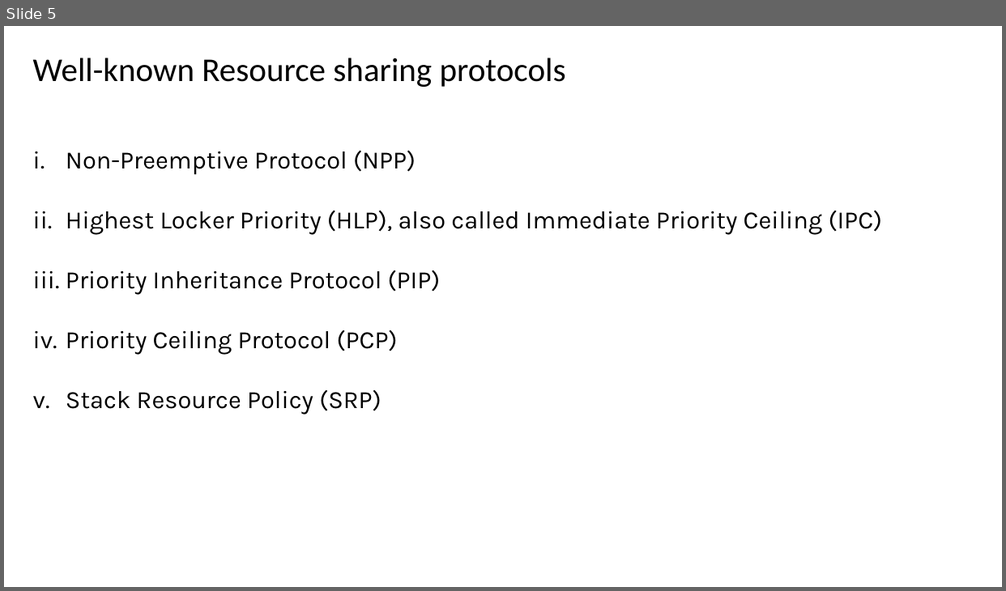
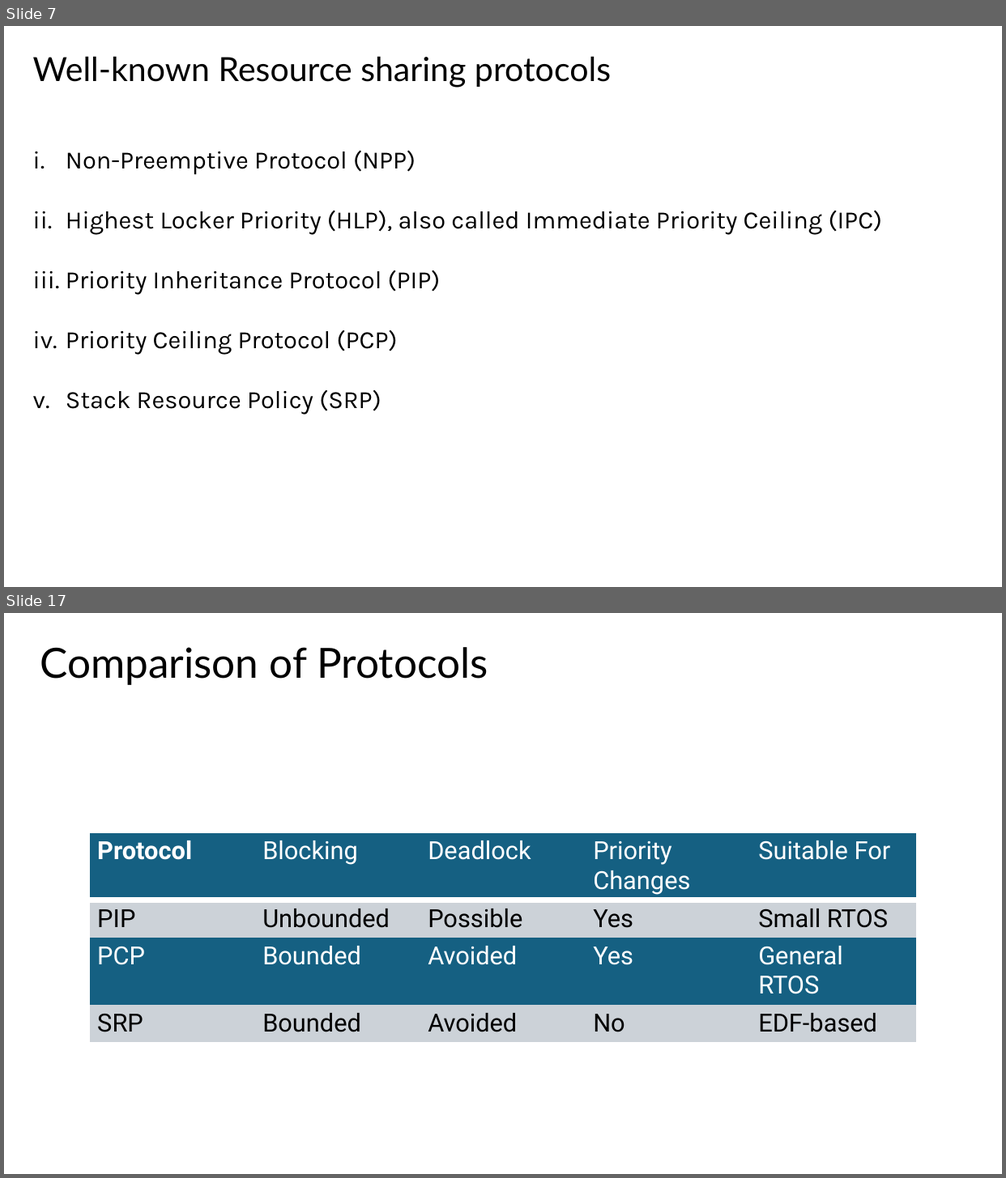
Before and after one commit to raihan4hshl/RTS_seminar, a slide deck: Seminar Paper on Resource Access Protocols.odp. Shown one above the other, each under a label of ours: slide 5 before the commit, slides 7 and 17 after it; the slides between them are not shown. The pictures are 1006x591 and 1006x1178 pixels, drawn with LibreOffice and Linux fonts; fonts in the diff are those of the drawing. Boxes give left, top, right and bottom in pixels: in the first picture for what was removed or moved away, otherwise in the second. Text is boxed around its words. In the diff, an @@ line names an element or a change of style, - is before the commit and + after.

```diff
--- a/Seminar Paper on Resource Access Protocols.odp
+++ b/Seminar Paper on Resource Access Protocols.odp
@@ slide 17 added at bbox=[4, 613, 1002, 1174], background #FFFFFF @@
@@ text added at bbox=[40, 647, 488, 685], 40 pt, text #000000 @@
+Comparison of Protocols
@@ table added at bbox=[90, 833, 918, 1036], 4 rows, 5 columns @@
+Protocol | Blocking | Deadlock | Priority Changes | Suitable For
+PIP | Unbounded | Possible | Yes | Small RTOS
+PCP | Bounded | Avoided | Yes | General RTOS
+SRP | Bounded | Avoided | No | EDF-based
@@ what was slide 5 is now slide 7 @@
@@ slide 7 changed as well @@
@@ text "Well-known Resource sharing protocols" at bbox=[33, 56, 611, 88]: font Calibri to Lato @@
```
Also in this commit, not shown: 4 other slides changed, 12 other slides added.
